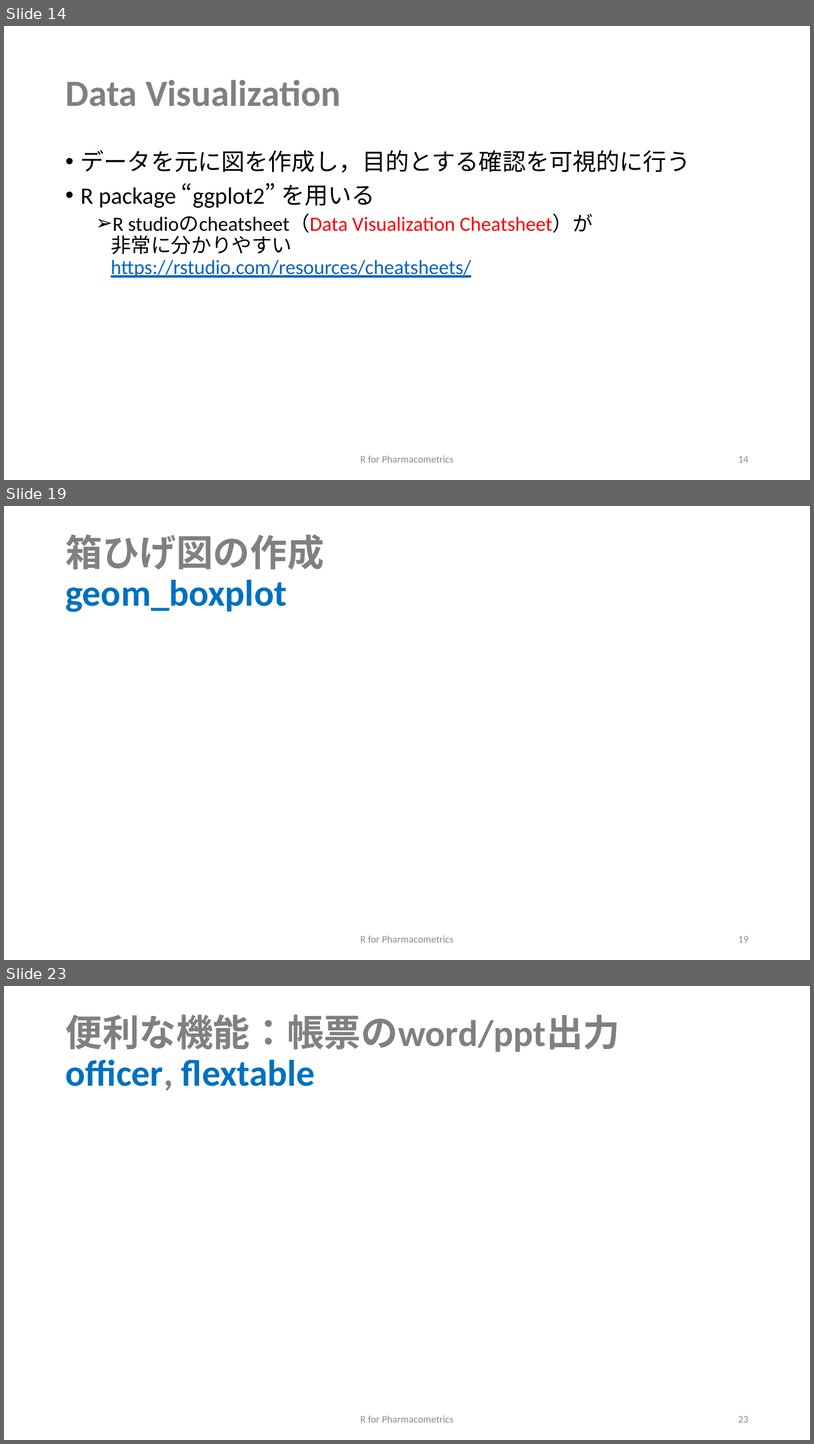
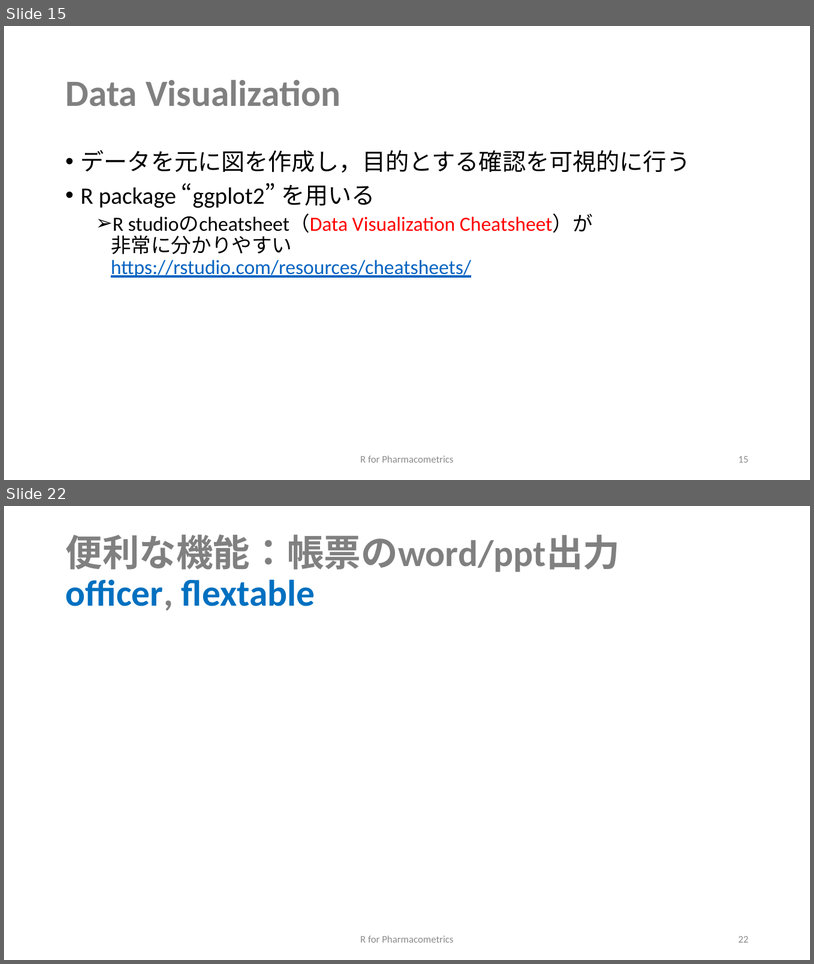
Before and after one commit to MasatoFukae/R-for-PMx, a slide deck: sample/1_data_handling.pptx. Shown one above the other, each under a label of ours: slides 14, 19 and 23 before the commit, slides 15 and 22 after it; the slides between them are not shown. The pictures are 814x1444 and 814x964 pixels, drawn with LibreOffice and Linux fonts; fonts in the diff are those of the drawing. Boxes give left, top, right and bottom in pixels: in the first picture for what was removed or moved away, otherwise in the second. Text is boxed around its words. In the diff, an @@ line names an element or a change of style, - is before the commit and + after.

```diff
--- a/sample/1_data_handling.pptx
+++ b/sample/1_data_handling.pptx
@@ slide 19 removed at bbox=[4, 506, 810, 960], background #FFFFFF @@
@@ title removed at bbox=[65, 534, 324, 612] @@
-箱ひげ図の作成
-geom_boxplot
@@ text removed at bbox=[360, 935, 453, 942] @@
-R for Pharmacometrics
@@ page number removed at bbox=[738, 936, 749, 942] @@
-19
@@ what was slide 14 is now slide 15 @@
@@ page number at bbox=[738, 456, 749, 462]: text changed @@
-14
+15
@@ what was slide 23 is now slide 22 @@
@@ page number at bbox=[738, 936, 749, 942]: text changed @@
-23
+22
```
Also in this commit, not shown: 6 slides changed, 2 slides added, 2 other slides removed, 12 other files.
